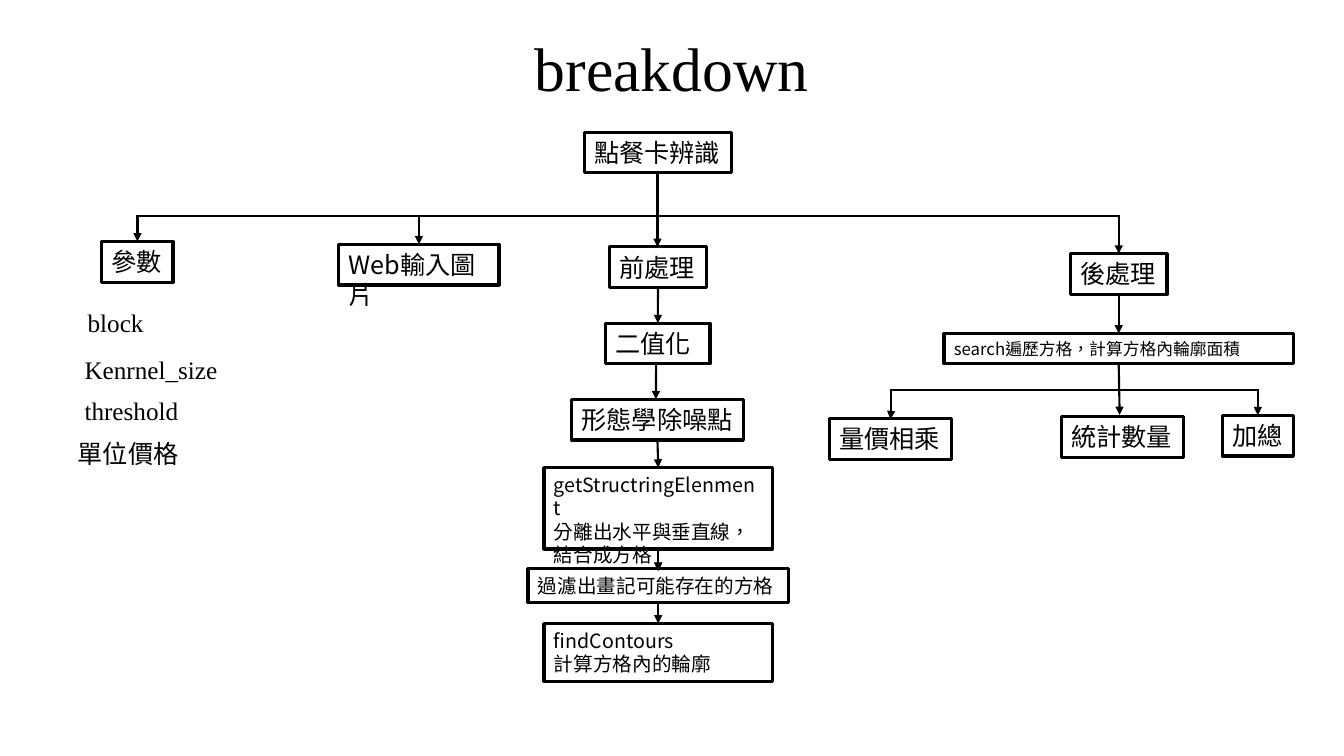
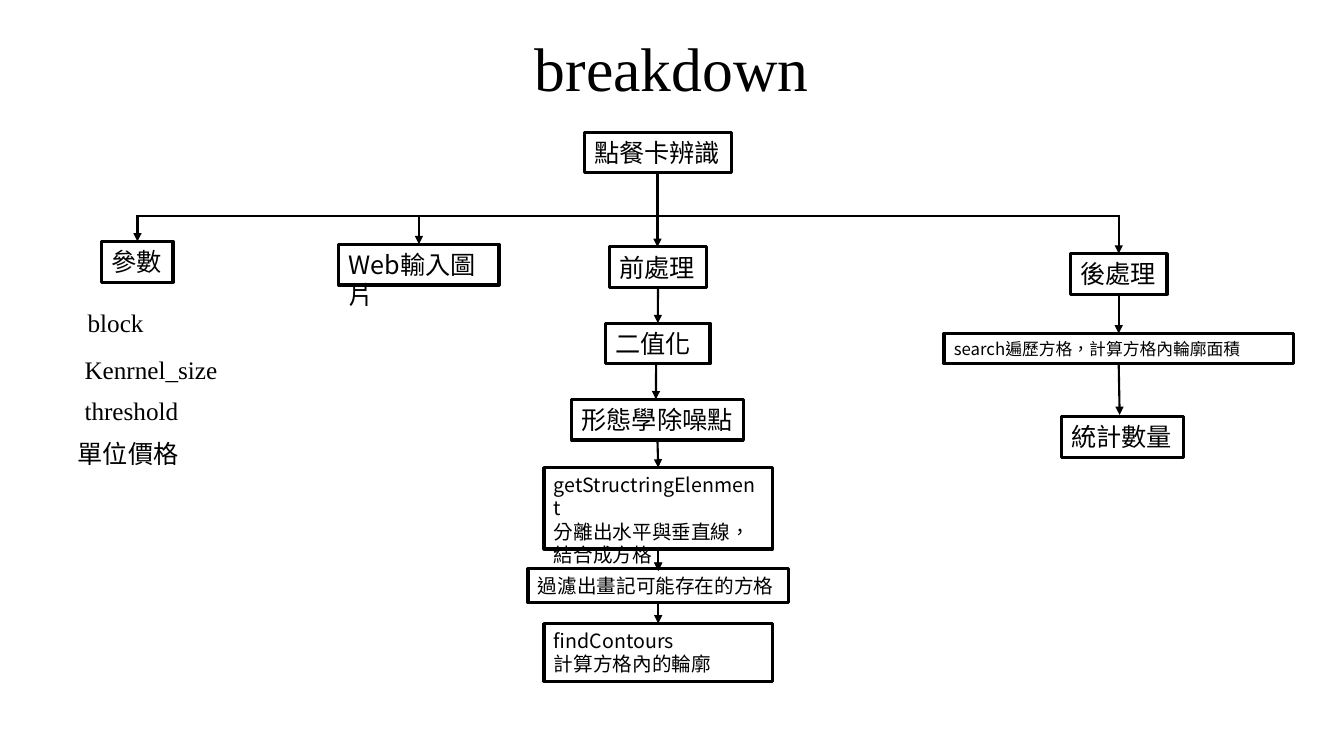
Before and after one commit to austin9328/Embedded_system, a slide deck: slide 3 of final_project/影像辨識 final_project.pptx. Drawn at 1344x756 pixels with LibreOffice and Linux fonts; fonts in the diff are those of the drawing. Boxes give left, top, right and bottom in pixels: in the first picture for what was removed or moved away, otherwise in the second. Text is boxed around its words. In the diff, an @@ line names an element or a change of style, - is before the commit and + after.

```diff
--- a/final_project/影像辨識 final_project.pptx
+++ b/final_project/影像辨識 final_project.pptx
@@ rectangle removed at (830, 418, 952, 459) @@
-量價相乘
@@ elbow double arrow removed from (890, 419) to (1258, 415) @@
@@ rectangle removed at (1222, 415, 1294, 456) @@
-加總
```
Also in this commit, not shown: 6 other slides changed, 3 slides added, 3 slides removed.
